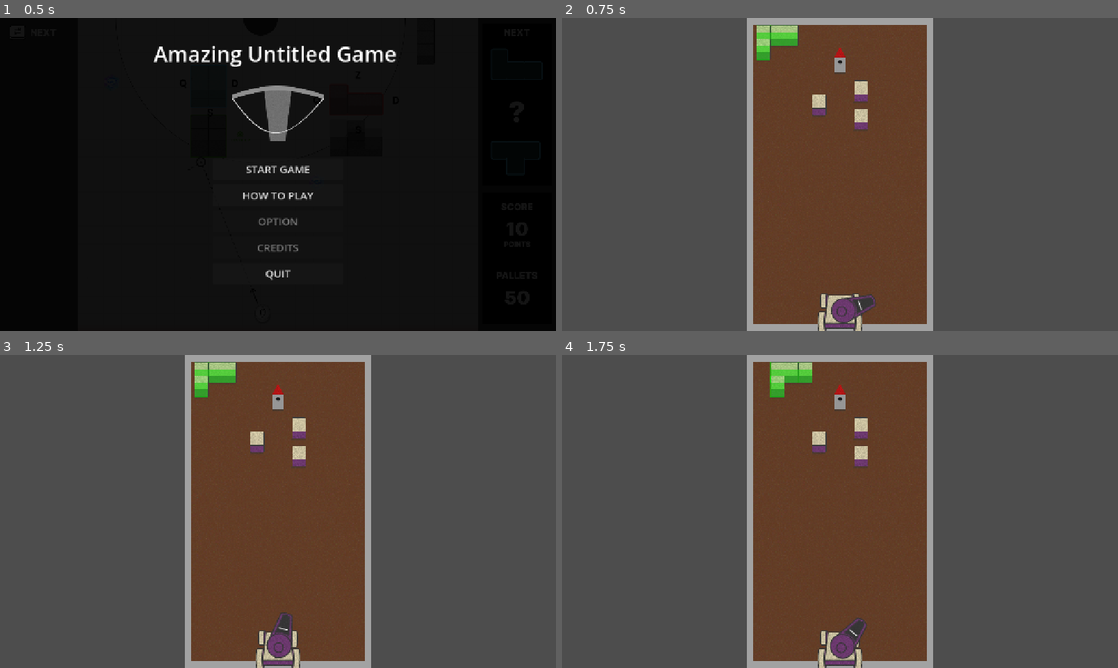
Above: before the commit, frames 1-4 (two rows, left to right).
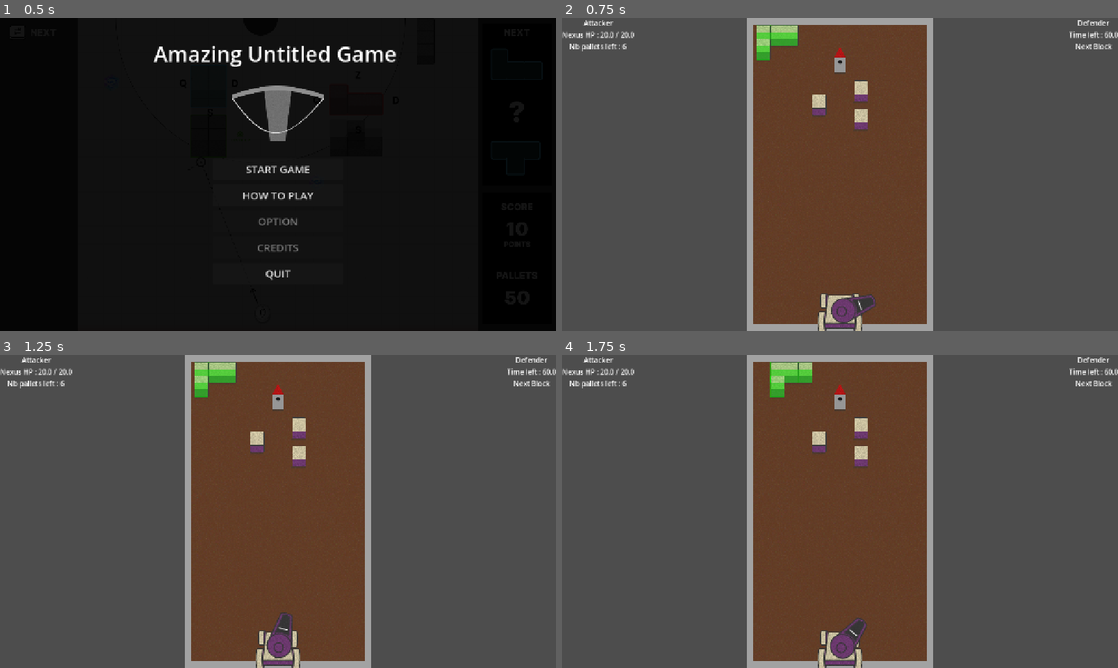
Above: after the commit, the same moments.

Repository: Angele-Bzl/construction
Game: Godot game, scene res://Scenes/title_screen.tscn
The game is run twice, just before and just after one commit, with the same random seed, the same clock (stepped at 60 frames per second) and the same inputs.
Inputs (mouse positions are in pixels of both pictures, inside the frame that each line leads up to):
- Up to frame 1 (0.5 s): no input
- Up to frame 2 (0.75 s): click "START GAME" at 0.5 s
- Up to frame 3 (1.25 s): no input
- Up to frame 4 (1.75 s): move the mouse to (962, 495) at 1.27 s; hold D (right) from 1.28 s (still down); click (962, 495) at 1.35 s

Frame 1 is identical in both runs. In frame 2, 0.6% of the frame differs, in the area x 0-100%, y 0-11%; in frame 3, 0.6%; in frame 4, 0.6%.

Commit message:
Commit HUD

Diff:
--- a/construction/Scenes/main_scene.tscn
+++ b/construction/Scenes/main_scene.tscn
@@ -2,6 +2,7 @@
 
 [ext_resource type="Texture2D" uid="uid://80njmbwc6ram" path="res://Assets/Placeholders/placeholder_background.png" id="1_jv6wh"]
 [ext_resource type="Script" uid="uid://dsqc6qustfk5v" path="res://Scripts/levelManager.gd" id="1_m1efj"]
+[ext_resource type="PackedScene" uid="uid://btth67ioelhyt" path="res://Prefabs/UI/hud.tscn" id="2_m1efj"]
 [ext_resource type="Texture2D" uid="uid://mgubiq2qcmbv" path="res://Assets/Placeholders/placeholder_ground.png" id="2_x6ack"]
 [ext_resource type="Texture2D" uid="uid://b6sedyukr0b27" path="res://Assets/Placeholders/placeholder_wall.png" id="3_iacmt"]
 [ext_resource type="PackedScene" uid="uid://cfubmk7s40qls" path="res://Prefabs/CrossbowPrefabs/crossbow.tscn" id="4_x6ack"]
@@ -17,6 +18,10 @@
 
 [node name="MainScene" type="Node2D" unique_id=533807947]
 script = ExtResource("1_m1efj")
+
+[node name="HUD" parent="." unique_id=1297925502 instance=ExtResource("2_m1efj")]
+offset_right = 1280.0
+offset_bottom = 720.0
 
 [node name="Background" type="Sprite2D" parent="." unique_id=2005764036]
 visible = false
--- a/construction/Scripts/Defender.gd
+++ b/construction/Scripts/Defender.gd
@@ -1,3 +1,6 @@
 extends Node
 
 signal pattern_snapped
+
+var nexus_max_hp : float = 20.0
+var nexus_hp : float = nexus_max_hp
--- a/construction/Scripts/GlobalManager.gd
+++ b/construction/Scripts/GlobalManager.gd
@@ -2,3 +2,6 @@
 
 const PATTERN_PATH : String = "res://Prefabs/BlockPrefabs/PatternPrefabs/"
 const TILE : Vector2 = Vector2(32.0,32.0)
+
+var starting_timer : float = 60.0
+var timer : float = starting_timer
--- a/construction/Scripts/hud.gd
+++ b/construction/Scripts/hud.gd
@@ -1 +1,24 @@
 extends Control
+
+@onready var nexus_hp_label = $AttackerInfoPanel/VBoxContainer/Score
+@onready var nb_pallets_label = $AttackerInfoPanel/VBoxContainer/NbPallets
+
+@onready var timer_label = $DefenderInfoPanel/VBoxContainer/Timer
+@onready var nextblock_image = $DefenderInfoPanel/VBoxContainer/NextblockImage
+
+var tamp_nexus_hp : float
+var tamp_pallets : int
+var tamp_timer : float
+
+func _process(delta):
+	if tamp_nexus_hp != Defender.nexus_hp:
+		nexus_hp_label.text = "Nexus HP : " + str(Defender.nexus_hp) + " / " + str(Defender.nexus_max_hp)
+	if tamp_pallets != Attacker.stock:
+		nb_pallets_label.text = "Nb pallets left : " + str(Attacker.stock)
+	if tamp_timer != GlobalManager.timer:
+		timer_label.text = "Time left : " + str(GlobalManager.timer)
+
+func update_tamps():
+	tamp_nexus_hp = Defender.nexus_hp
+	tamp_pallets = Attacker.stock
+	tamp_timer = GlobalManager.timer
